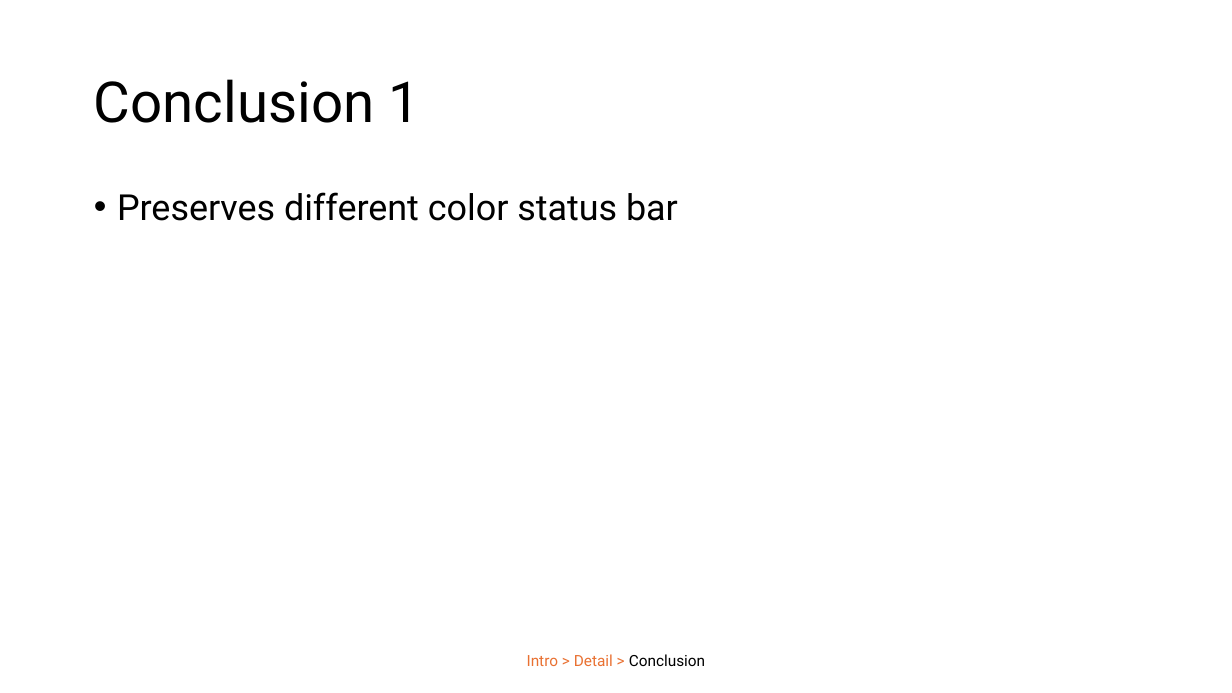
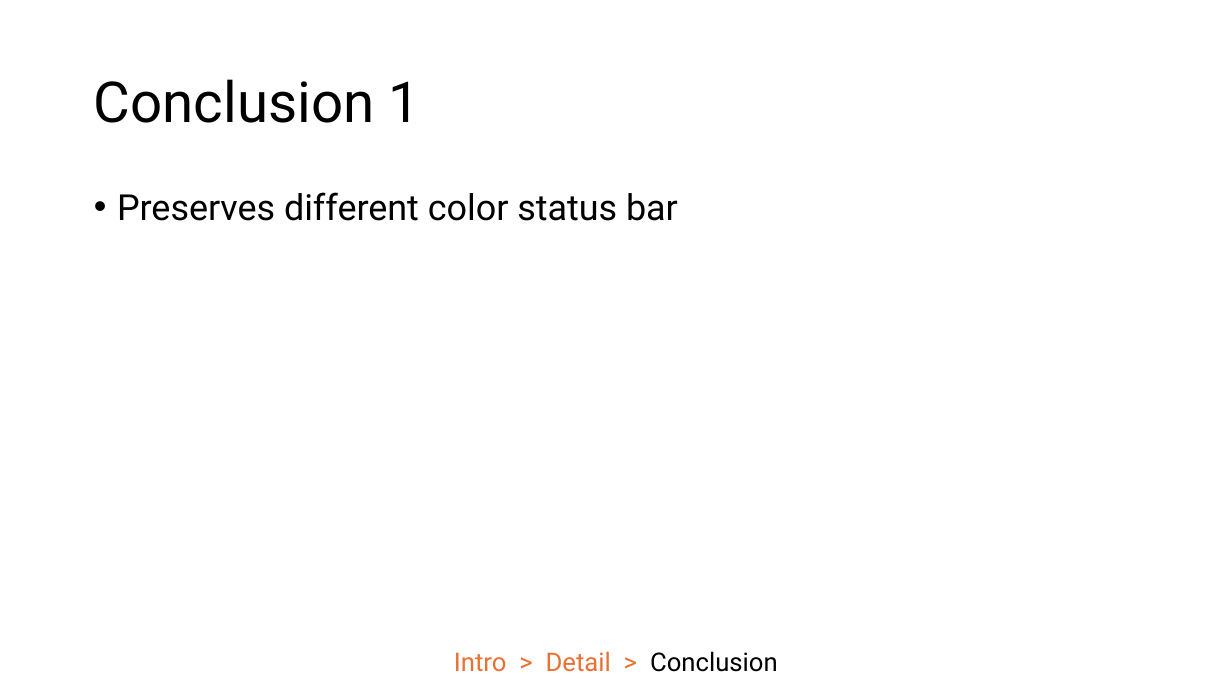
Before and after one commit to Antyos/ppt-section-timeline, a slide deck: slide 6 of SectionStatusBar.pptm (slide 5 before the commit). Drawn at 1232x693 pixels with LibreOffice and Linux fonts; fonts in the diff are those of the drawing. Boxes give left, top, right and bottom in pixels: in the first picture for what was removed or moved away, otherwise in the second. Text is boxed around its words. In the diff, an @@ line names an element or a change of style, - is before the commit and + after.

```diff
--- a/SectionStatusBar.pptm
+++ b/SectionStatusBar.pptm
@@ text "Intro > Detail > Conclusion" at [454, 651, 778, 672]: size 12 to 20 pt @@
```
Also in this commit, not shown: 4 other slides changed, 1 slide added, 1 other file.
